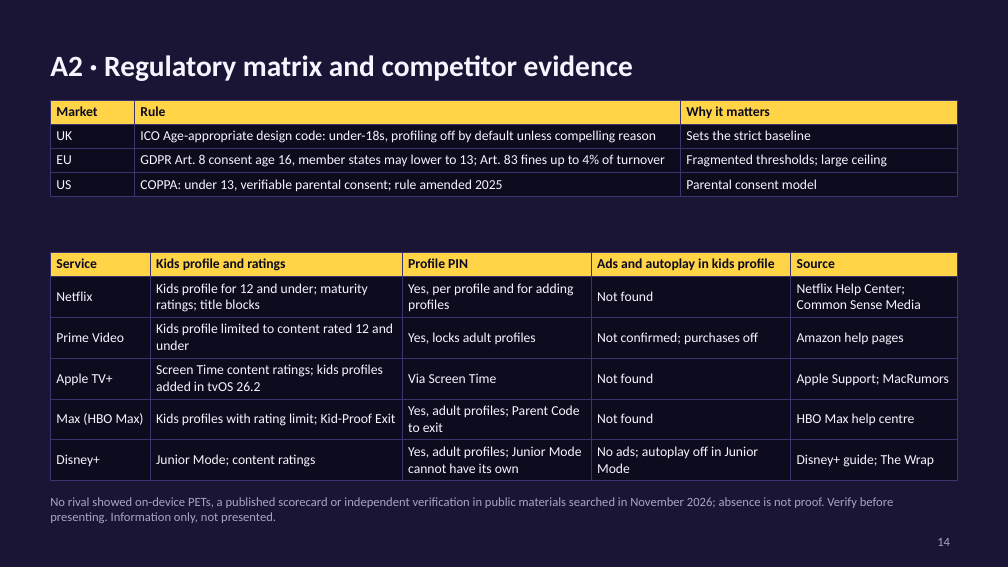
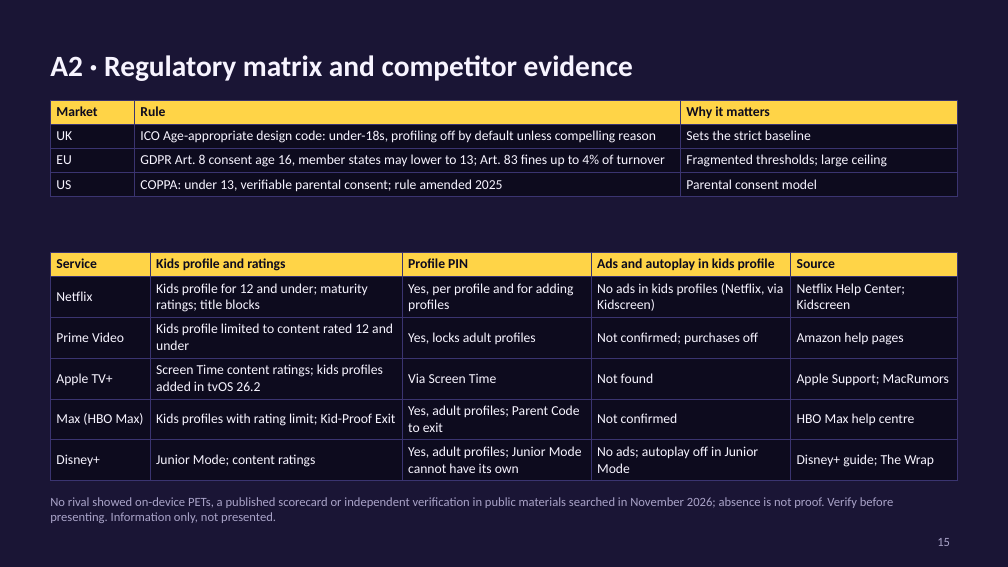
Before and after one commit to karanrg22-svg/skill, a slide deck: slide 15 of output/B_Creative_Visual.pptx (slide 14 before the commit). Drawn at 1008x567 pixels with LibreOffice and Linux fonts; fonts in the diff are those of the drawing. Boxes give left, top, right and bottom in pixels: in the first picture for what was removed or moved away, otherwise in the second. Text is boxed around its words. In the diff, an @@ line names an element or a change of style, - is before the commit and + after.

```diff
--- a/output/B_Creative_Visual.pptx
+++ b/output/B_Creative_Visual.pptx
@@ table at bbox=[51, 252, 958, 477] @@
-row 2, column 4: Not found
+row 2, column 4: No ads in kids profiles (Netflix, via Kidscreen)
-row 2, column 5: Netflix Help Center; Common Sense Media
+row 2, column 5: Netflix Help Center; Kidscreen
-row 5, column 4: Not found
+row 5, column 4: Not confirmed
@@ page number at bbox=[937, 538, 950, 546]: text changed @@
-14
+15
```
Also in this commit, not shown: 1 other slide changed, 3 slides added, 2 slides removed, 1 other file.
